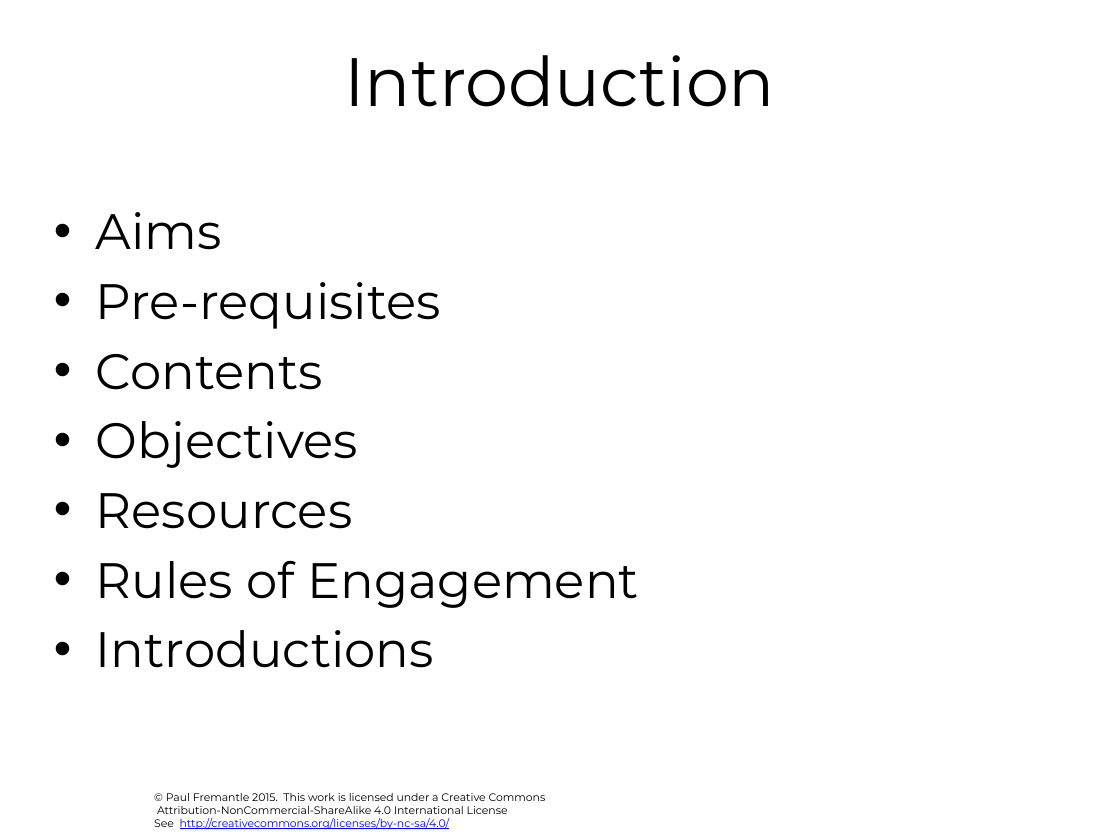
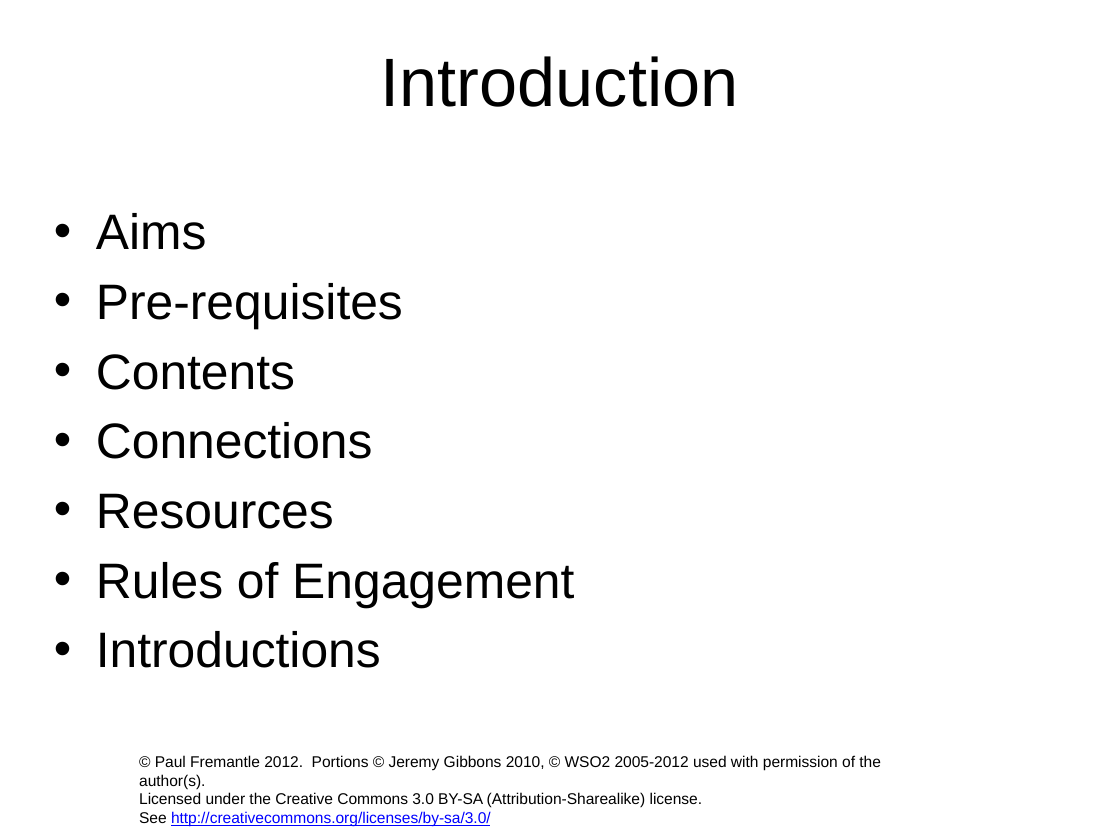
Before and after one commit to pzfreo/ox-soa, a slide deck: slide 2 of presentation-source/00-intro.pptx. Drawn at 1120x840 pixels with LibreOffice and Linux fonts; fonts in the diff are those of the drawing; background and template pictures are left out. Boxes give left, top, right and bottom in pixels: in the first picture for what was removed or moved away, otherwise in the second. Text is boxed around its words. In the diff, an @@ line names an element or a change of style, - is before the commit and + after.

```diff
--- a/presentation-source/00-intro.pptx
+++ b/presentation-source/00-intro.pptx
@@ title "Introduction" at <box>381,56,738,107</box>: font Montserrat to Arial @@
@@ text at <box>96,213,574,668</box>: font Montserrat to Arial in "Aims", "Pre-requisites", "Contents", "Resources" and 2 more places @@
@@ text at <box>96,422,373,459</box>: text changed; font Montserrat to Arial @@
-• Objectives
+• Connections
@@ text at <box>139,755,881,826</box>: text changed; size 7 to 10 pt; font Montserrat to Arial @@
-© Paul Fremantle 2015. This work is licensed under a Creative Commons
-Attribution-NonCommercial-ShareAlike 4.0 International License
-See http://creativecommons.org/licenses/by-nc-sa/4.0/
+© Paul Fremantle 2012. Portions © Jeremy Gibbons 2010, © WSO2 2005-2012 used with permission of the author(s).
+Licensed under the Creative Commons 3.0 BY-SA (Attribution-Sharealike) license.
+See http://creativecommons.org/licenses/by-sa/3.0/
```
Also in this commit, not shown: 7 other slides changed, 8 slides added, 9 slides removed, 32 other files.
